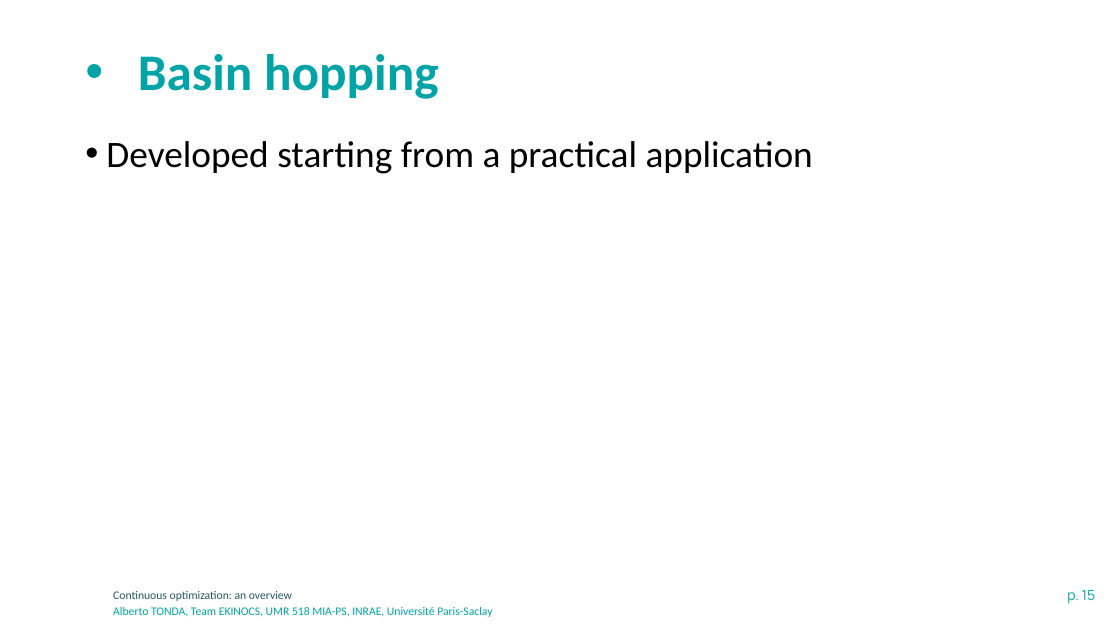
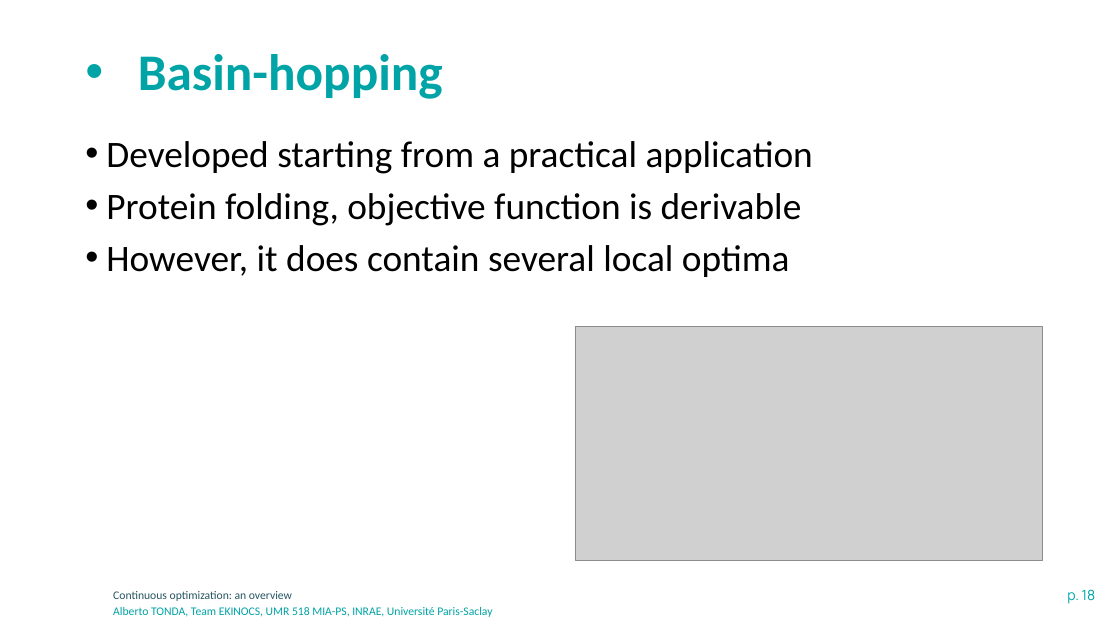
Before and after one commit to albertotonda/teaching, a slide deck: slide 18 of optimization-methods-for-artificial-intelligence/optimization-continuous.pptx (slide 15 before the commit). Drawn at 1120x630 pixels with LibreOffice and Linux fonts; fonts in the diff are those of the drawing; grey boxes stand for pictures; background and template pictures are left out. Boxes give left, top, right and bottom in pixels: in the first picture for what was removed or moved away, otherwise in the second. Text is boxed around its words. In the diff, an @@ line names an element or a change of style, - is before the commit and + after.

```diff
--- a/optimization-methods-for-artificial-intelligence/optimization-continuous.pptx
+++ b/optimization-methods-for-artificial-intelligence/optimization-continuous.pptx
@@ title at <box>138,54,443,99</box>: text changed @@
-• Basin hopping
+• Basin-hopping
@@ text at <box>106,193,802,277</box>: paragraphs added @@
+• Protein folding, objective function is derivable
+• However, it does contain several local optima
@@ picture added at <box>576,327,1044,560</box> @@
@@ page number at <box>1067,589,1096,604</box>: text changed @@
-p. 15
+p. 18
```
Also in this commit, not shown: 5 other slides changed, 7 slides added, 5 other files.
